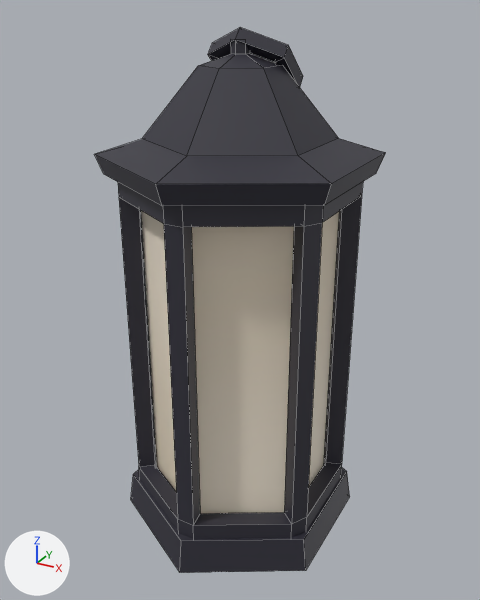
What one commit did to the FBX model 7DFPS-2022/Assets/Models/Lantern02.fbx.
Camera for both pictures: a 50 mm lens placed at (0.262, -0.488, 0.462), pointed at (0.0, -0.011, 0.224). The axes (+X, +Y, +Z) are drawn at lower left. The lights are the same throughout. Mesh edges are drawn as thin lines. Where no turn or scale is listed for an object, it has been applied to the vertices.

Script lines for the objects in view, before the commit:
```python
me_cylinder_005 = bpy.data.meshes.new('Cylinder.005')
me_cylinder_005.from_pydata(...)  # 180 vertices, 180 faces; spans x -0.103..0.103, y -0.144..0.093, z -0.418..0.029
me_cylinder_005.materials.append(mat_material)  # picture img_lantern_base_color_png
ob_lantern = bpy.data.objects.new('Lantern', me_cylinder_005)
ob_lantern.location = (0.0, 0.0157, 0.4197)
```
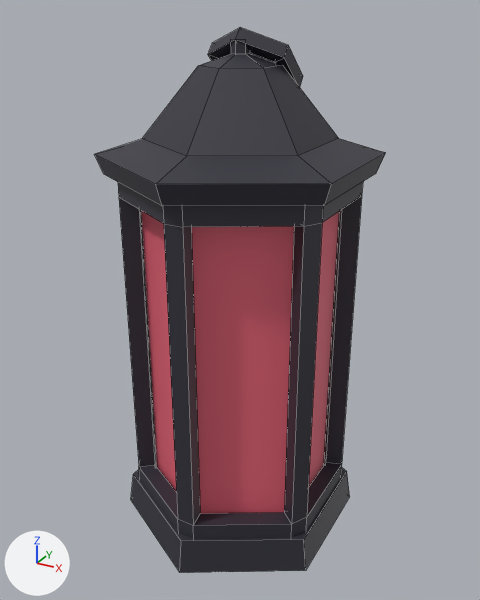
Patch to the scene script:
```diff
--- a/7DFPS-2022/Assets/Models/Lantern02.fbx.py
+++ b/7DFPS-2022/Assets/Models/Lantern02.fbx.py
@@ mat_light @@
+mat_light = principled_material('Light')
+mat_light.base_color = (0.8, 0.131, 0.188)  # red #e76578
@@ mat_lantern @@
+mat_lantern = principled_material('Lantern')
+mat_lantern.texture = img_lantern_base_color_png
@@ me_cylinder_005 @@
 me_cylinder_005.from_pydata(...)  # 180 vertices, 180 faces; spans x -0.103..0.103, y -0.144..0.093, z -0.418..0.029
 # used by ob_lantern; location = (0.0, 0.0157, 0.4197)
+# me_cylinder_005 part 1: all 6 faces centred in x -0.072..0.072, y -0.088..0.037, z -0.241 switch from mat_material (picture img_lantern_base_color_png) to mat_light (red #e76578)
+me_cylinder_005.materials.append(mat_lantern)  # picture img_lantern_base_color_png
```

Where the change shows, as pixel boxes [x1, y1, x2, y2] in the pictures (480 x 600 px):
part 1 of me_cylinder_005, recoloured (grey to brown)
    both: [141, 211, 339, 514]
